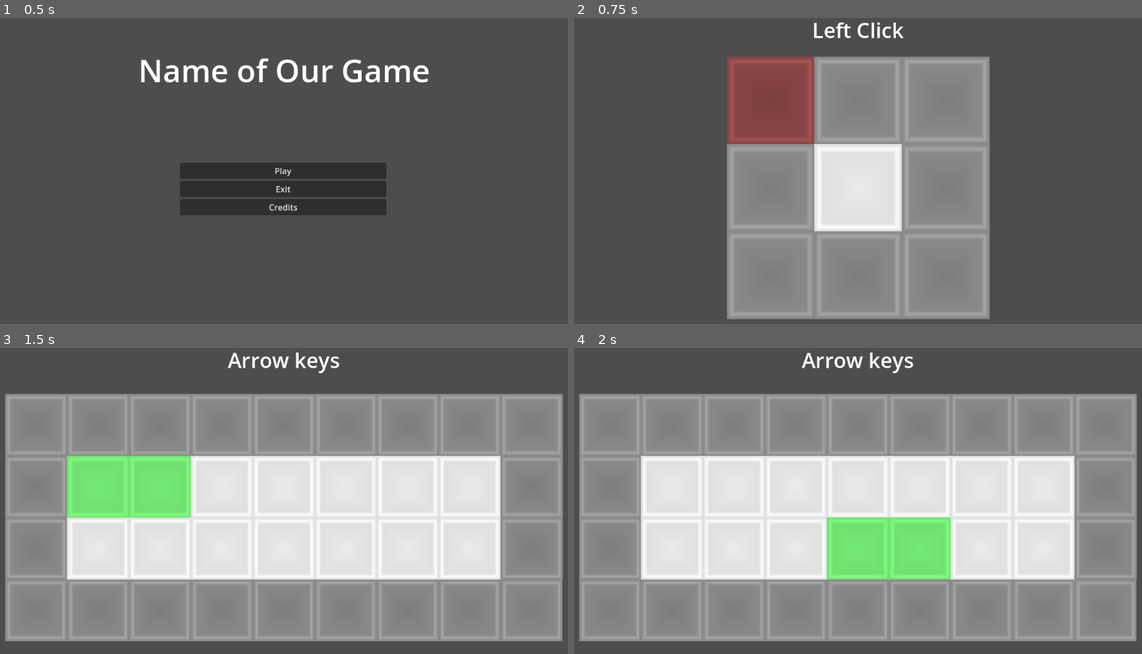
Above: before the commit, frames 1-4 (two rows, left to right).
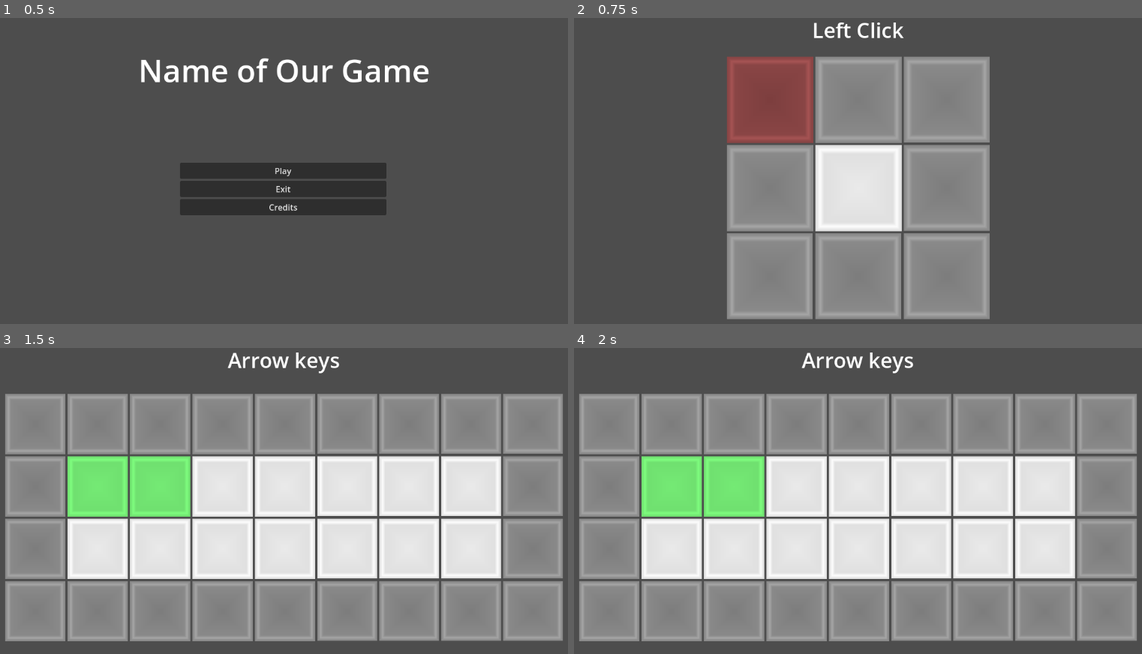
Above: after the commit, the same moments.

Repository: robotabc773/Brackeys2024.1
Game: Godot game, scene res://scenes/main_menu.tscn
The game is run twice, just before and just after one commit, with the same random seed, the same clock (stepped at 60 frames per second) and the same inputs.
Inputs (mouse positions are in pixels of both pictures, inside the frame that each line leads up to):
- Up to frame 1 (0.5 s): no input
- Up to frame 2 (0.75 s): click "Play" at 0.5 s
- Up to frame 3 (1.5 s): tap Enter at 1.25 s; move the mouse to (284, 519) at 1.27 s; hold D from 1.28 s (still down); tap C at 1.35 s; click (284, 519) at 1.42 s
- Up to frame 4 (2 s): keep holding D

Frame 1 is identical in both runs. In frame 2, 1.4% of the frame differs, in the area x 26-74%, y 12-99%; in frame 3, 5.6%; in frame 4, 14%, in the area x 0-100%, y 14-96%.

Commit message:
Revert "no gap between tiles"
This reverts commit 42c0fa3fb7579230293cc40a55fd1647364debde.

Diff:
--- a/scenes/level.tscn
+++ b/scenes/level.tscn
@@ -46,8 +46,6 @@
 [node name="LogicGrid" type="GridContainer" parent="VBoxContainer/MarginContainer/LogicGridContainer"]
 unique_name_in_owner = true
 layout_mode = 2
-theme_override_constants/h_separation = -1
-theme_override_constants/v_separation = -1
 script = ExtResource("2_e0wfj")
 
 [node name="StampSelect" type="HBoxContainer" parent="VBoxContainer"]
